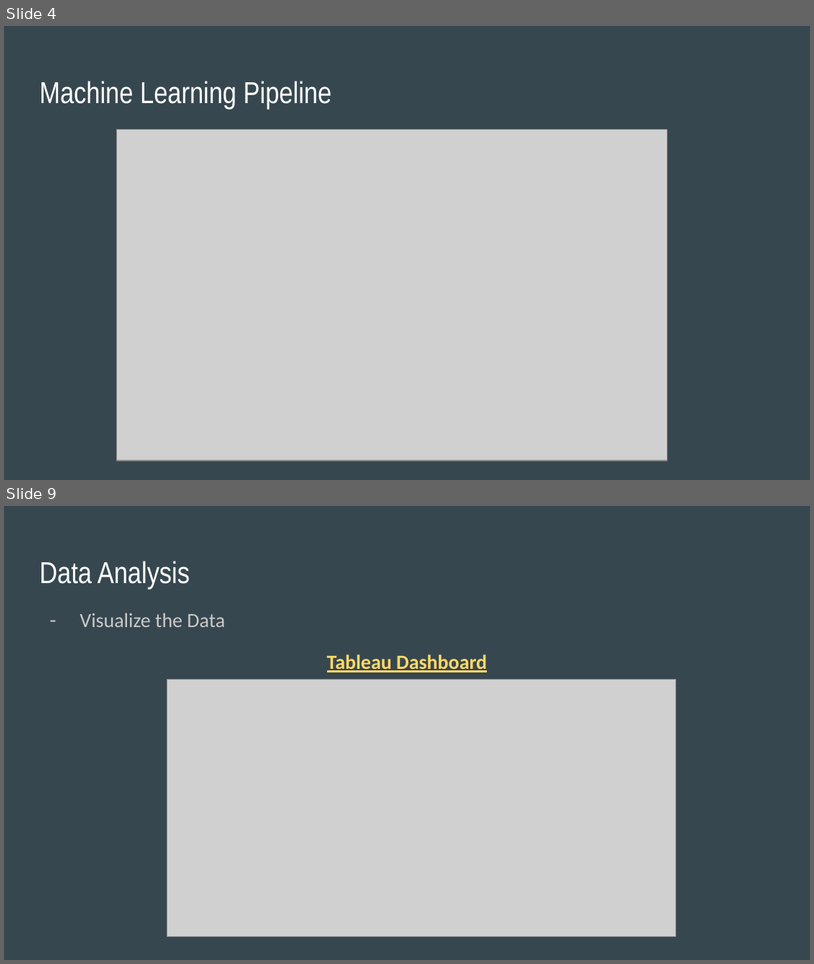
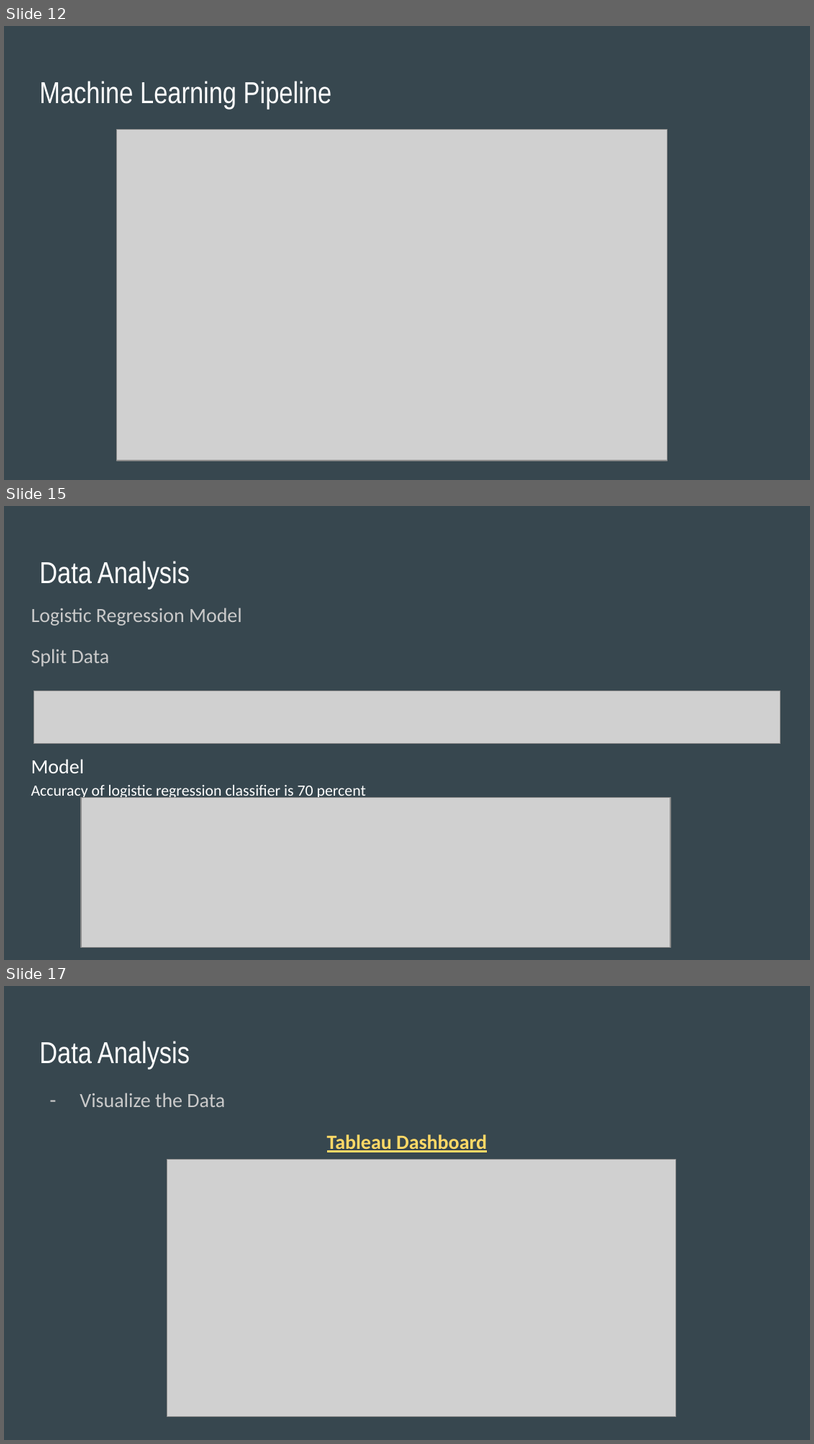
Before and after one commit to daniduce/Final-Project, a slide deck: Weather Patterns.pptx. Shown one above the other, each under a label of ours: slides 4 and 9 before the commit, slides 12, 15 and 17 after it; the slides between them are not shown. The pictures are 814x964 and 814x1444 pixels, drawn with LibreOffice and Linux fonts; fonts in the diff are those of the drawing; grey boxes stand for pictures. Boxes give left, top, right and bottom in pixels: in the first picture for what was removed or moved away, otherwise in the second. Text is boxed around its words. In the diff, an @@ line names an element or a change of style, - is before the commit and + after.

```diff
--- a/Weather Patterns.pptx
+++ b/Weather Patterns.pptx
@@ slide 15 added at (4,506,810,960), background #37474F @@
@@ title added at (39,561,190,590), 27 pt, text #FFFFFF @@
+Data Analysis
@@ text added at (31,608,366,800), 14 pt, text #FFFFFF @@
+Logistic Regression Model
+Split Data
+Model
+Accuracy of logistic regression classifier is 70 percent
@@ picture added at (34,690,781,744) @@
@@ picture added at (80,797,670,947) @@
@@ what was slide 4 is now slide 12 @@
@@ what was slide 9 is now slide 17 @@
```
Also in this commit, not shown: 6 slides changed, 6 other slides added, 2 slides removed.
